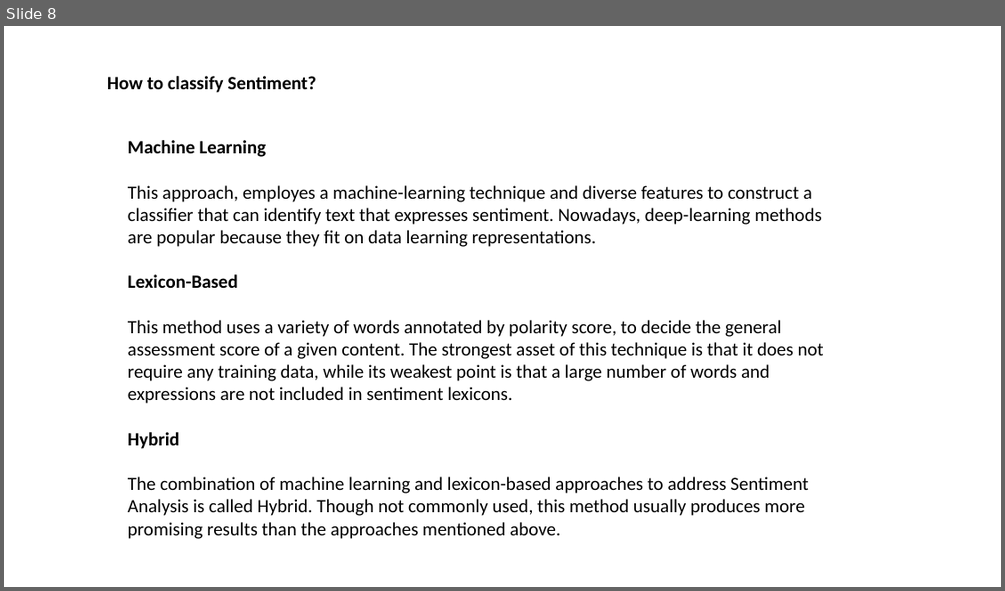
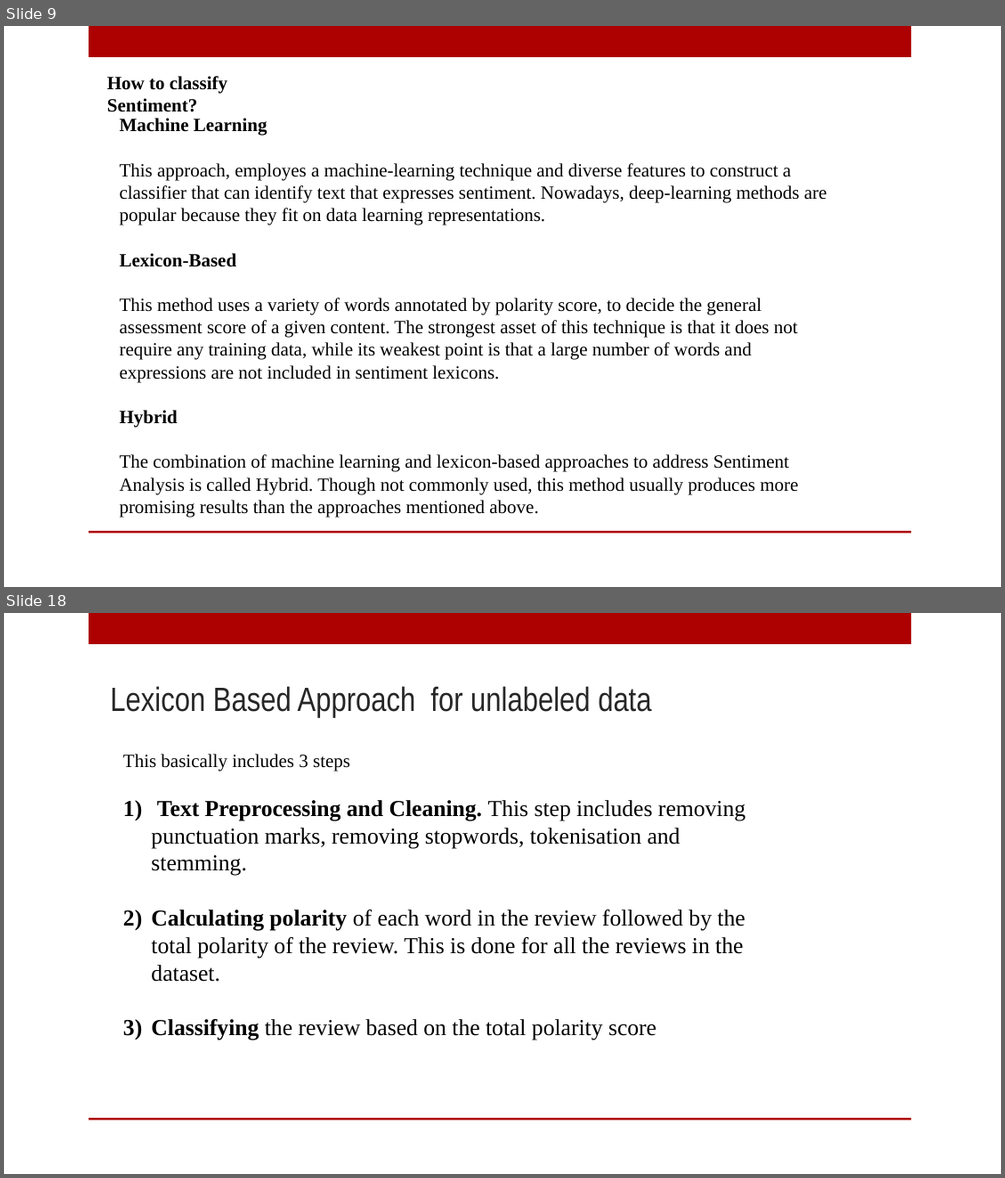
Before and after one commit to slugger07/ML-Experiments, a slide deck: Racism Analysis Twitter Data/Sentiment Analysis.pptx. Shown one above the other, each under a label of ours: slide 8 before the commit, slides 9 and 18 after it; the slides between them are not shown. The pictures are 1005x591 and 1005x1178 pixels, drawn with LibreOffice and Linux fonts; fonts in the diff are those of the drawing; background and template pictures are left out. Boxes give left, top, right and bottom in pixels: in the first picture for what was removed or moved away, otherwise in the second. Text is boxed around its words. In the diff, an @@ line names an element or a change of style, - is before the commit and + after.

```diff
--- a/Racism Analysis Twitter Data/Sentiment Analysis.pptx
+++ b/Racism Analysis Twitter Data/Sentiment Analysis.pptx
@@ slide 18 added at box(4, 613, 1001, 1174), background picture (left out); not listed: 2 template elements that a slide beside it also shows @@
@@ title added at box(110, 686, 651, 718), 32.4 pt, text #262626 @@
+Lexicon Based Approach for unlabeled data
@@ text added at box(123, 754, 350, 771), 18 pt, text #000000 @@
+This basically includes 3 steps
@@ text added at box(151, 800, 745, 1040), 22 pt, text #000000 @@
+1) Text Preprocessing and Cleaning. This step includes removing punctuation marks, removing stopwords, tokenisation and stemming.
+2) Calculating polarity of each word in the review followed by the total polarity of the review. This is done for all the reviews in the dataset.
+3) Classifying the review based on the total polarity score
@@ what was slide 8 is now slide 9 @@
@@ slide 9 changed as well @@
@@ rectangle added at box(89, 26, 911, 57), fill #AD0101 @@
@@ text "How to classify Sentiment?" at box(107, 76, 227, 112): font Calibri to Times New Roman @@
@@ text "Machine Learning" at box(120, 118, 827, 517): font Calibri to Times New Roman @@
@@ text "Machine Learning": place and size @@
-text "Machine Learning" at box(128, 140, 824, 539)
+text "Machine Learning" at box(120, 118, 827, 517)
@@ rectangle added at box(89, 531, 911, 533), fill #AD0101 @@
```
Also in this commit, not shown: 5 other slides changed, 15 other slides added, 4 slides removed, 1 other file.
